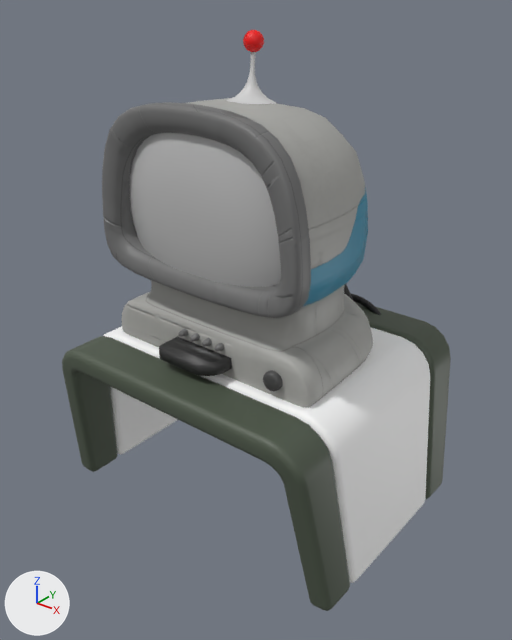
One commit to the FBX model Assets/FBX/ModularBuildingSystem/GameMachines/Console.fbx: the scene before it, then after it.
Before and after are seen from a 50 mm camera at (1.137, -1.435, 1.437) aimed at (0.018, -0.037, 0.57). Arrows for +X, +Y and +Z are at lower left; the lights stay in place. Vertices at the same position are counted once.

In view in the first picture: 'Console'.
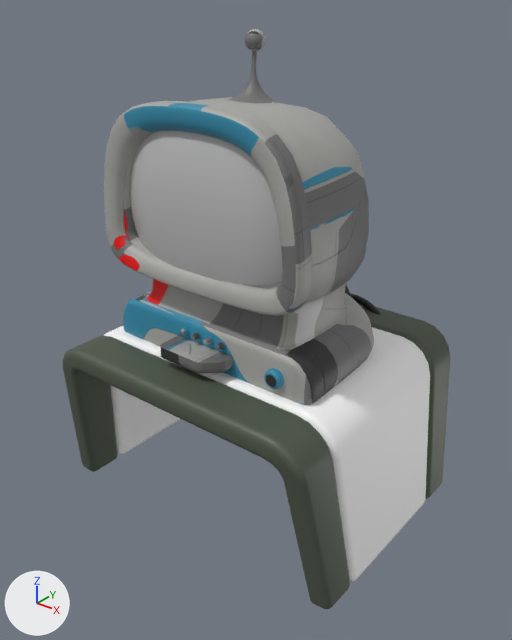
Where the change shows, as pixel boxes (x1, y1, x2, y2) in the pictures (512 x 640 px; the box of a moved part takes in the faces that stretch with it):
'Console', reshaped, turned
    before: (62, 30, 451, 611)
    after: (62, 29, 450, 609)
part 1 of me_console_base_low, moved or reshaped
    before: (243, 30, 264, 52)
    after: (245, 29, 265, 51)
part 2 of me_console_base_low, moved or reshaped
    before: (263, 370, 283, 391)
    after: (264, 368, 284, 389)
part 3 of me_console_base_low, moved or reshaped
    before: (214, 343, 224, 351)
    after: (216, 341, 226, 350)
part 4 of me_console_base_low, moved or reshaped
    before: (190, 333, 200, 342)
    after: (191, 332, 201, 340)
part 5 of me_console_base_low, moved or reshaped
    before: (202, 338, 212, 346)
    after: (203, 336, 213, 345)
part 6 of me_console_base_low, moved or reshaped
    before: (178, 329, 188, 337)
    after: (180, 327, 190, 335)
part 7 of me_console_base_low, moved or reshaped
    before: (102, 102, 311, 319)
    after: (104, 101, 312, 316)
part 8 of me_console_base_low, rebuilt (9% narrower)
    before: (225, 52, 277, 105)
    after: (228, 51, 275, 103)
part 9 of me_console_base_low, added
    after: (123, 97, 374, 405)
part 10 of me_console_base_low, cut back
    before: (122, 98, 373, 407)
    after: (162, 335, 233, 371)
part 11 of me_console_base_low, surface changed
    before: (159, 345, 227, 376)
    after: (160, 344, 226, 373)

What changed in the scene script:
```text
Change me_console_base_low:
    used by ob_console; location = (0.0, 0.0, 0.0); rotation_euler = (0.00719, 0.00566, 0.0000203), in degrees (0.4, 0.3, 0)
    remove me_console_base_low.from_pydata(...)  # 3506 vertices, 5052 faces; spans x -0.482..0.482, y -0.397..0.404, z -0.011..1.323
    add me_console_base_low.from_pydata(...)  # 3394 vertices, 6438 faces; spans x -0.482..0.482, y -0.397..0.404, z -0.011..1.324
    me_console_base_low part 1: the loose piece of 66 vertices spanning x -0.027..0.022, y -0.044..0.005, z 1.273..1.323 is moved by (0.003, 0.002, 0.001)
    me_console_base_low part 2: the loose piece of 64 vertices spanning x 0.205..0.258, y -0.25..-0.228, z 0.525..0.577 is moved by (0.003, 0.002, 0.0)
    me_console_base_low part 3: the loose piece of 24 vertices spanning x 0.051..0.071, y -0.251..-0.228, z 0.577..0.597 is moved by (0.003, 0.002, 0.0)
    me_console_base_low part 4: the loose piece of 24 vertices spanning x -0.034..-0.014, y -0.251..-0.228, z 0.577..0.597 is moved by (0.003, 0.002, 0.0)
    me_console_base_low part 5: the loose piece of 24 vertices spanning x 0.009..0.028, y -0.251..-0.228, z 0.577..0.597 is moved by (0.003, 0.002, 0.0)
    me_console_base_low part 6: the loose piece of 24 vertices spanning x -0.076..-0.057, y -0.251..-0.228, z 0.577..0.597 is moved by (0.003, 0.002, 0.0)
    me_console_base_low part 7: the loose piece of 684 vertices spanning x -0.323..0.317, y -0.268..-0.151, z 0.718..1.178 is moved by (0.003, 0.002, 0.001)
    me_console_base_low part 8: the loose piece of 72 vertices spanning x -0.072..0.066, y -0.098..0.038, z 1.15..1.292 is rebuilt with 72 vertices and now spans x -0.061..0.061, y -0.088..0.032, z 1.15..1.293
    me_console_base_low part 9: a new loose piece of 646 vertices spanning x -0.335..0.335, y -0.231..0.256, z 0.501..1.169, in mat_t_console
    me_console_base_low part 10: 30 vertices moved from x -0.098..0.093, y -0.31..-0.249, z 0.532..0.562 to x -0.095..0.095, y -0.309..-0.255, z 0.532..0.563; 772 vertices removed from x -0.337..0.332, y -0.232..0.254, z 0.5..1.168; 14 vertices added at x -0.099..0.099, y -0.209, z 0.529..0.565
    me_console_base_low part 11: 56 kept faces spanning x -0.095..0.095, y -0.309..-0.255, z 0.532..0.563 get new texture (UV) coordinates
Change ob_console:
    ob_console.rotation_euler: (0.00719, 0.00566, 0.0000203) -> (0.0, 0.0, 0.0)  # degrees (0.4, 0.3, 0) -> degrees (0, 0, 0)
```
